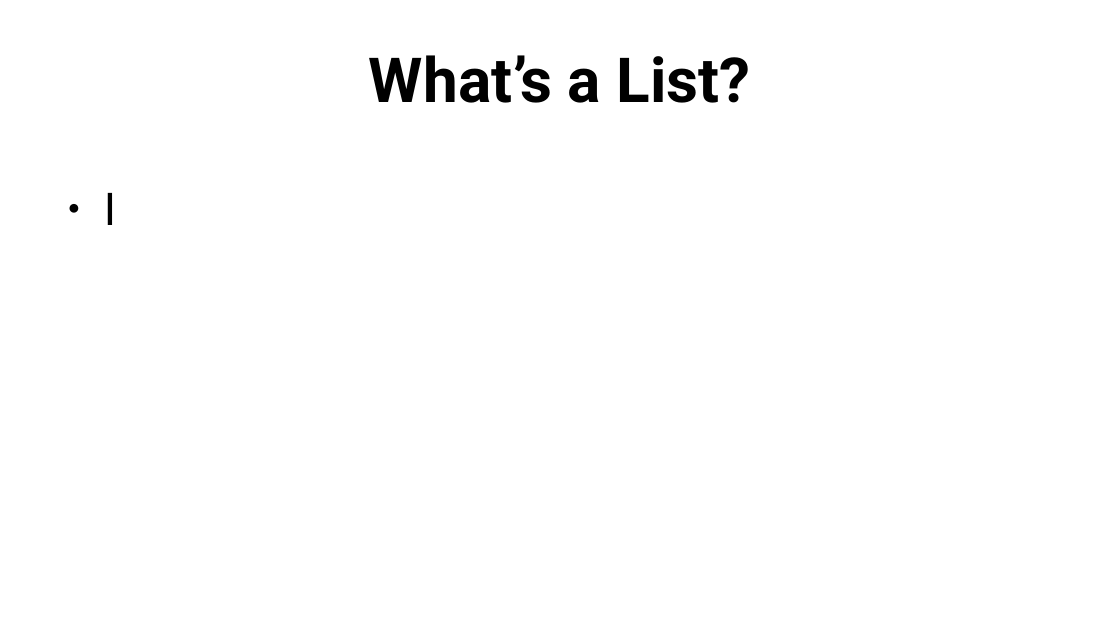
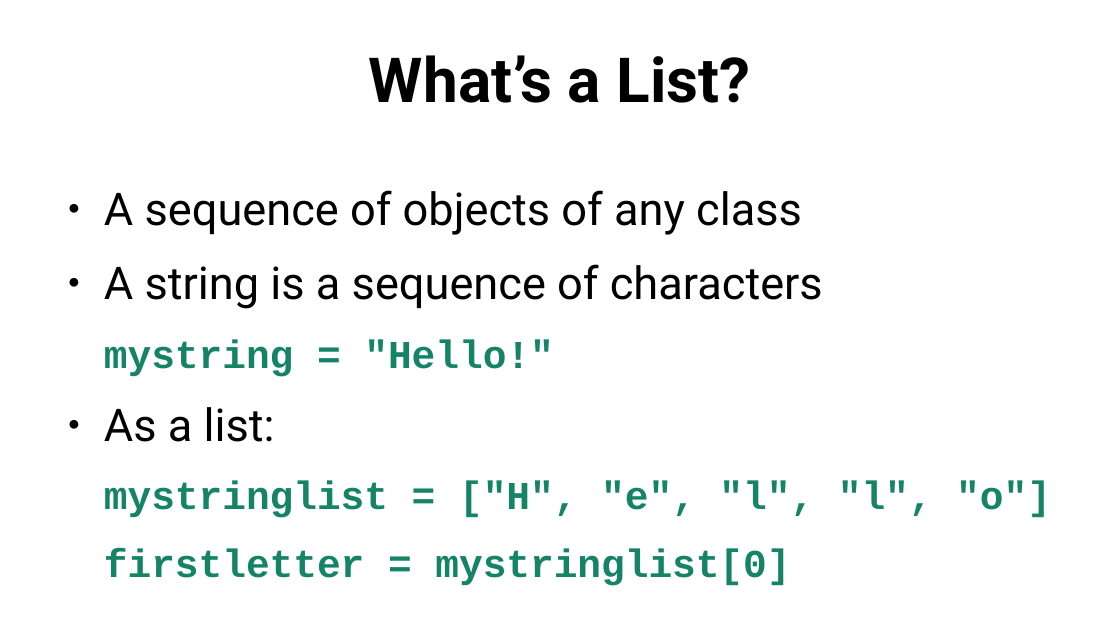
Before and after one commit to SlithyMatt/python-tutorial, a slide deck: slide 3 of lesson3/python101_lesson3_slides.odp. Drawn at 1120x630 pixels with LibreOffice and Linux fonts; fonts in the diff are those of the drawing. Boxes give left, top, right and bottom in pixels: in the first picture for what was removed or moved away, otherwise in the second. Text is boxed around its words. In the diff, an @@ line names an element or a change of style, - is before the commit and + after.

Commit message:
first draft of lesson 3 slides

```diff
--- a/lesson3/python101_lesson3_slides.odp
+++ b/lesson3/python101_lesson3_slides.odp
@@ text at <box>104,190,1051,586</box>: text changed; size 32 to 28 pt; font Roboto to Courier New; text colour #000000 to #158466; bold on @@
-● I
+● A sequence of objects of any class
+● A string is a sequence of characters
+mystring = "Hello!"
+● As a list:
+mystringlist = ["H", "e", "l", "l", "o"]
+firstletter = mystringlist[0]
```
Also in this commit, not shown: 6 slides added.
